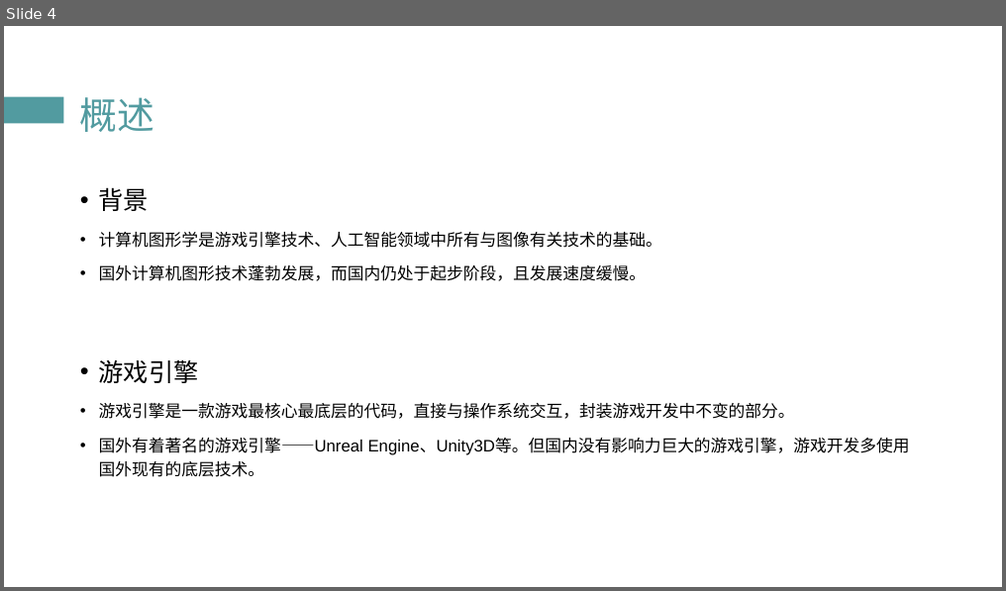
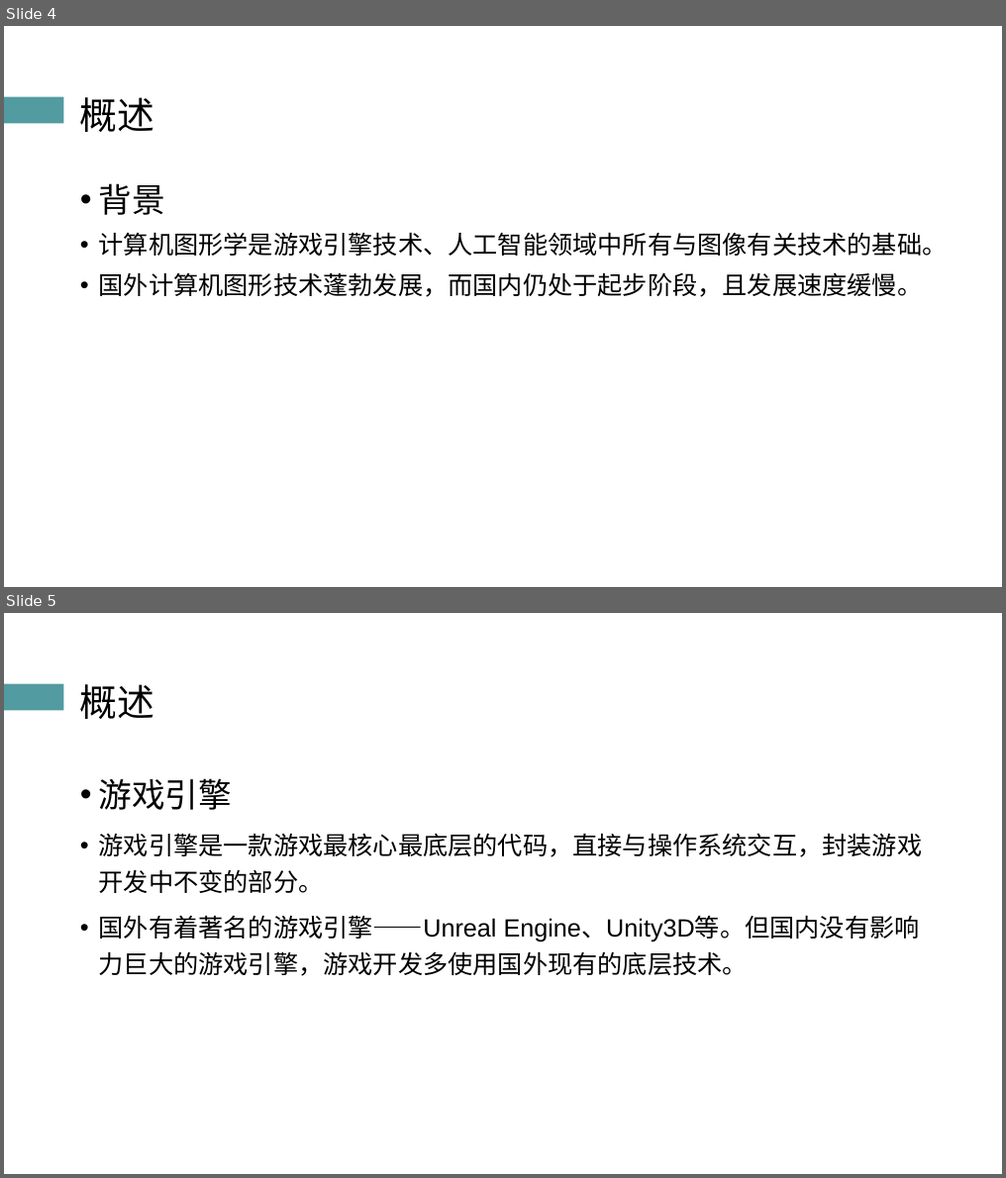
Before and after one commit to atom-chen/Main, a slide deck: OpenGL/答辩PPT.pptx. Shown one above the other, each under a label of ours: slide 4 before the commit, slides 4 and 5 after it. The pictures are 1006x591 and 1006x1178 pixels, drawn with LibreOffice and Linux fonts; fonts in the diff are those of the drawing. Boxes give left, top, right and bottom in pixels: in the first picture for what was removed or moved away, otherwise in the second. Text is boxed around its words. In the diff, an @@ line names an element or a change of style, - is before the commit and + after.

```diff
--- a/OpenGL/答辩PPT.pptx
+++ b/OpenGL/答辩PPT.pptx
@@ slide 5 added at (4, 613, 1002, 1174), background #FFFFFF; not listed: 1 template element that a slide beside it also shows @@
@@ title added at (80, 684, 155, 719), 36 pt, text #000000 @@
+概述
@@ text added at (99, 778, 923, 976), 24 pt, text #000000 @@
+• 游戏引擎
+• 游戏引擎是一款游戏最核心最底层的代码，直接与操作系统交互，封装游戏开发中不变的部分。
+• 国外有着著名的游戏引擎——Unreal Engine、Unity3D等。但国内没有影响力巨大的游戏引擎，游戏开发多使用国外现有的底层技术。
@@ slide 4 changed as well @@
@@ title "概述" at (80, 97, 155, 132): text colour #529BA0 to #000000 @@
@@ text "背景" at (99, 183, 947, 297): size 24 to 32 pt in "背景"; size 16 to 24 pt; line spacing 1.2 to 1 @@
@@ text at (99, 360, 910, 477): paragraphs removed @@
-• 游戏引擎
-• 游戏引擎是一款游戏最核心最底层的代码，直接与操作系统交互，封装游戏开发中不变的部分。
-• 国外有着著名的游戏引擎——Unreal Engine、Unity3D等。但国内没有影响力巨大的游戏引擎，游戏开发多使用国外现有的底层技术。
```
Also in this commit, not shown: 32 other slides changed, 2 other files.
